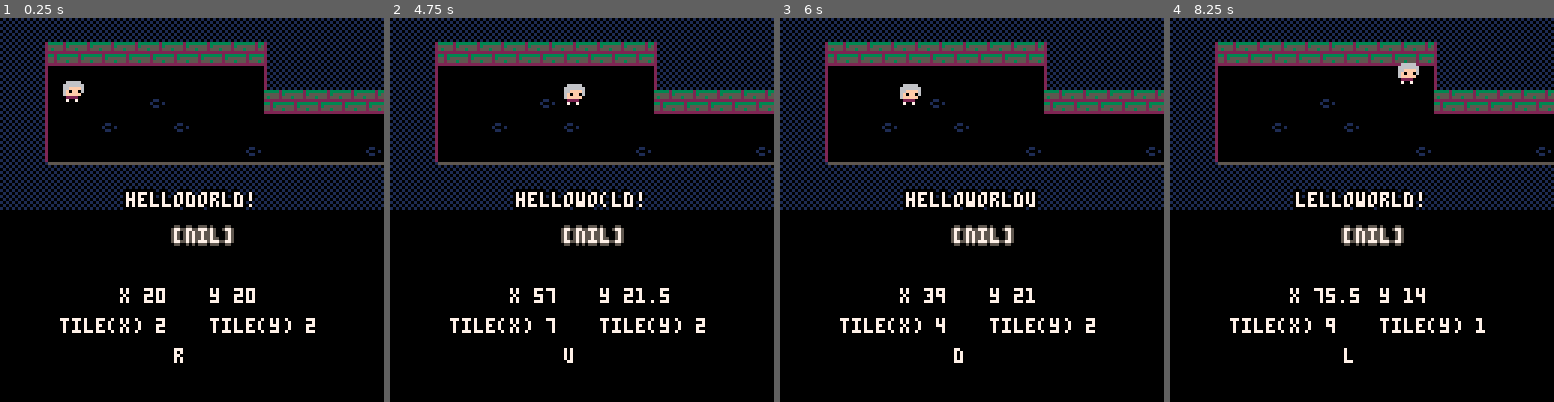
Above: before the commit, frames 1-4 (left to right).
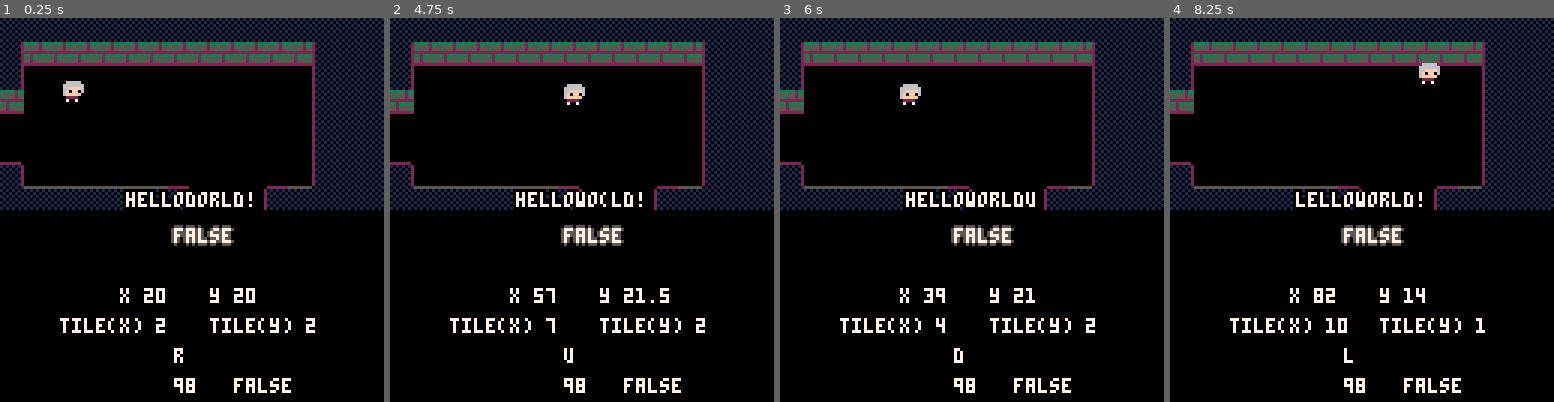
Above: after the commit, the same moments.

Repository: Shiheuan/booom-gamejam-2019
Game: PICO-8 cartridge carts/thegame.p8
Same seed, same stepped clock (60 frames per second), same inputs: the game is played once before the commit and once after it.
Inputs:
- Up to frame 1 (0.25 s): no input
- Up to frame 2 (4.75 s): hold Right 1.6-2.1 s; hold Up 2.15-2.42 s; hold Right 2.47-3.03 s; hold Left 3.08-3.58 s; hold Down 3.63-3.97 s; hold Right 4.02-4.68 s; hold Up from 4.73 s (still down)
- Up to frame 3 (6 s): release Up at 5.03 s; hold Left 5.08-5.68 s; hold Down from 5.73 s (still down)
- Up to frame 4 (8.25 s): release Down at 6.03 s; hold Right 6.08-6.58 s; hold Right 6.63-7.13 s; hold Up 7.18-7.45 s; hold Right 7.5-8.07 s; hold Left from 8.12 s (still down)

The runs differ from the first frame. In frame 1, 11% of the frame differs, in the area x 0-100%, y 6-98%; in frame 2, 11%; in frame 3, 11%; in frame 4, 12%.

Commit message:
collider with walls, bug fixed.

Diff:
--- a/carts/thegame.p8
+++ b/carts/thegame.p8
@@ -3,11 +3,12 @@
 __lua__
 
 -- game main loop
-room = {x = 0, y = 0}
-isright = false
+room = {x = 1, y = 0}
+iscoll = false
 
 function _init()
     player:init()
+    load_room(room.x, room.y)
     g_time = 0
 end
 
@@ -23,11 +24,12 @@
     map(room.x*16, room.y*8, 0, 0, 16, 8)
     --sspr(8*8, 0, 2*8, 2*8, 40, 40) -- show machine
     player:draw()
-
     oprint(tile_flag_at(flr(player.x / 8), flr(player.y / 8), 1), 58,70,7,5)
     coprint(cor("helloworld!"), 58,80,7,5)
     print("x "..player.x, 40, 90, 7, 5)
     print("y "..player.y, 70, 90, 7, 5)
+    print(#objects, 58, 120, 7, 5)
+    print(iscoll, 78, 120, 7, 5)
     print("tile(x) "..flr(player.x / 8), 20, 100, 7, 5)
     print("tile(y) "..flr(player.y / 8), 70, 100, 7, 5)
     print(player.dir, 58, 110, 7, 5)
@@ -41,9 +43,9 @@
 player = {}
 
 function player:init(x, y)
-    self.obj = object_init("player", x, y)
     self.x = x or 20
     self.y = y or 20
+    --self.obj = object_init("player", x, y)
     self.spr = 64
     self.speed = 0.5
     self.dir = "r"
@@ -71,18 +73,19 @@
 
     -- only one point
     -- todo: collision area
-    if (self.dir == "r" ) then
-        tile_x = flr(x / 8) + 1
-        tile_y = flr(y / 8)
-    elseif (self.dir == "d") then
-        tile_x = flr(x / 8)
-        tile_y = flr(y / 8) + 1
-    else
-        tile_x = flr(x / 8)
-        tile_y = flr(y / 8)
-    end
-
-    if (not tile_flag_at(tile_x, tile_y, 1)) then
+    iscoll = false
+    local other
+    for i = 1, #objects do
+        other = objects[i]
+        if (other ~= nil and other != self.obj and
+            other.x+other.hitbox.x+other.hitbox.w > x and
+            other.y+other.hitbox.y+other.hitbox.h > y and
+            other.x+other.hitbox.x < x+8 and
+            other.y+other.hitbox.y < y+8) then
+            iscoll = true
+        end
+    end
+    if (not iscoll) then
         self.x = x
         self.y = y
     end
@@ -113,15 +116,17 @@
 
 -- collision
 
-function tile_flag_at(x, y, flag)
-    if (fget(tile_at(x,y), flag)) then
+function tile_flag_at(x,y,flag)
+    if fget(tile_at(x, y), flag) then
         return true
     end
+	return false
 end
 
 function tile_at(x, y)
     -- todo: motify each room
-    return mget(room.x*16 + x, room.y*8 + y)
+    size={x=16,y=8}
+    return mget(room.x*size.x + x, room.y*size.y + y)
 end
 
 --> 8
@@ -160,19 +165,20 @@
 
 -- room
 function load_room(x, y)
-    for k, obj in pairs(objects) do
+    for obj in all(objects) do
         del(objects, obj)
     end
+
     room.x = x
     room.y = y
     -- only do init scene and save scene data
     -- todo: for-loop each tile object in objects{}
-    size={x=16,y=8}
+
     -- full screen (or half
-    for i = 0, size.x-1 do
-        for j = 0, size.y-1 do
-            local tile = mget(room.x*size.x+i, room.y*size.y+j)
-            if tile_flag_at(room.x*size.x+i, room.y*size.y+j, 1) then
+    for i = 0, 15 do
+        for j = 0, 15 do
+            local tile = mget(room.x*16+i, room.y*16+j)
+            if tile_flag_at(i, j, 1) then
                 object_init("wall", i*8, j*8)
             end
         end
@@ -251,13 +257,13 @@
 0000020002000000000000000000000000000202020202000000000000000000000000020000000000000000000000000000000000000000000000000000000000000000000000000000000000000000000000000000000000000000000000000000000000000000000000000000000000000000000000000000000000000000
 0000000000000000000000000000000000000000000000000000000000000000000000000000000000000000000000000000000000000000000000000000000000000000000000000000000000000000000000000000000000000000000000000000000000000000000000000000000000000000000000000000000000000000
 __map__
-1313131313131313131313131313131313120101010101010101010101141313131313131300000000000000000000000000000000000000000000000000000000000000000000000000000000000000000000000000000000000000000000000000000000000000000000000000000000000000000000000000000000000000
-1312010101010101010101141313131312010000000000000000000000141313131313131300000000000000000000000000000000000000000000000000000000000000000000000000000000000000000000000000000000000000000000000000000000000000000000000000000000000000000000000000000000000000
+1313131313131313131313131313131313131313131313131313131313131313131313131300000000000000000000000000000000000000000000000000000000000000000000000000000000000000000000000000000000000000000000000000000000000000000000000000000000000000000000000000000000000000
+1312010101010101010101141313131312010101010101010101010101141313131313131300000000000000000000000000000000000000000000000000000000000000000000000000000000000000000000000000000000000000000000000000000000000000000000000000000000000000000000000000000000000000
 1312000000000000000000141313131312c00000000000000000000000141313131313131300000000000000000000000000000000000000000000000000000000000000000000000000000000000000000000000000000000000000000000000000000000000000000000000000000000000000000000000000000000000000
 131200000000030000000001010101010100c0c0000000000000000000141313131313131300000000000000000000000000000000000000000000000000000000000000000000000000000000000000000000000000000000000000000000000000000000000000000000000000000000000000000000000000000000000000
 13120000030000030000000000c0c0c0c0c0c000000000000000000000141313131313131300000000000000000000000000000000000000000000000000000000000000000000000000000000000000000000000000000000000000000000000000000000000000000000000000000000000000000000000000000000000000
-13120000000000000000030000000003c0c00000000000000000000000141313131313131300000000000000000000000000000000000000000000000000000000000000000000000000000000000000000000000000000000000000000000000000000000000000000000000000000000000000000000000000000000000000
-1313232323232323232323232323232316000000000000000000000000141313131313131300000000000000000000000000000000000000000000000000000000000000000000000000000000000000000000000000000000000000000000000000000000000000000000000000000000000000000000000000000000000000
+13120000000000000000031523232323c0c00000000000000000000000141313131313131300000000000000000000000000000000000000000000000000000000000000000000000000000000000000000000000000000000000000000000000000000000000000000000000000000000000000000000000000000000000000
+1313232323232323232323131313131316000000000000000000000000141313131313131300000000000000000000000000000000000000000000000000000000000000000000000000000000000000000000000000000000000000000000000000000000000000000000000000000000000000000000000000000000000000
 1313131313131313131313131313131313232323232323160000001523131313131313131300000000000000000000000000000000000000000000000000000000000000000000000000000000000000000000000000000000000000000000000000000000000000000000000000000000000000000000000000000000000000
 1313131313131313131313131313131313131313131313120000001413131313131313131300000000000000000000000000000000000000000000000000000000000000000000000000000000000000000000000000000000000000000000000000000000000000000000000000000000000000000000000000000000000000
 1313131313131313131313131313131302010101010101010000000101141313131313131300000000000000000000000000000000000000000000000000000000000000000000000000000000000000000000000000000000000000000000000000000000000000000000000000000000000000000000000000000000000000
Not shown, changed: config.txt
Not shown, changed: log.txt
